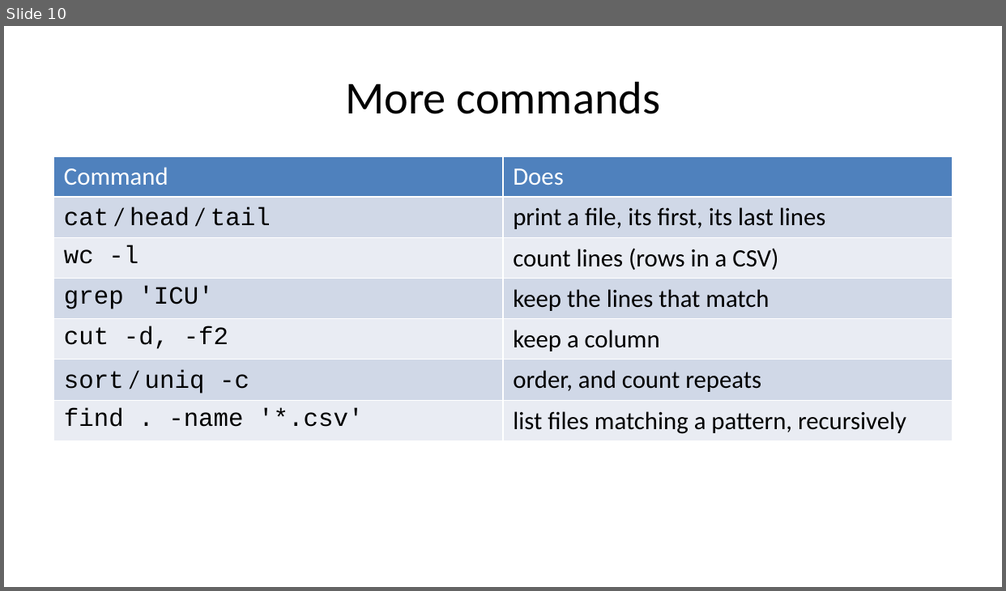
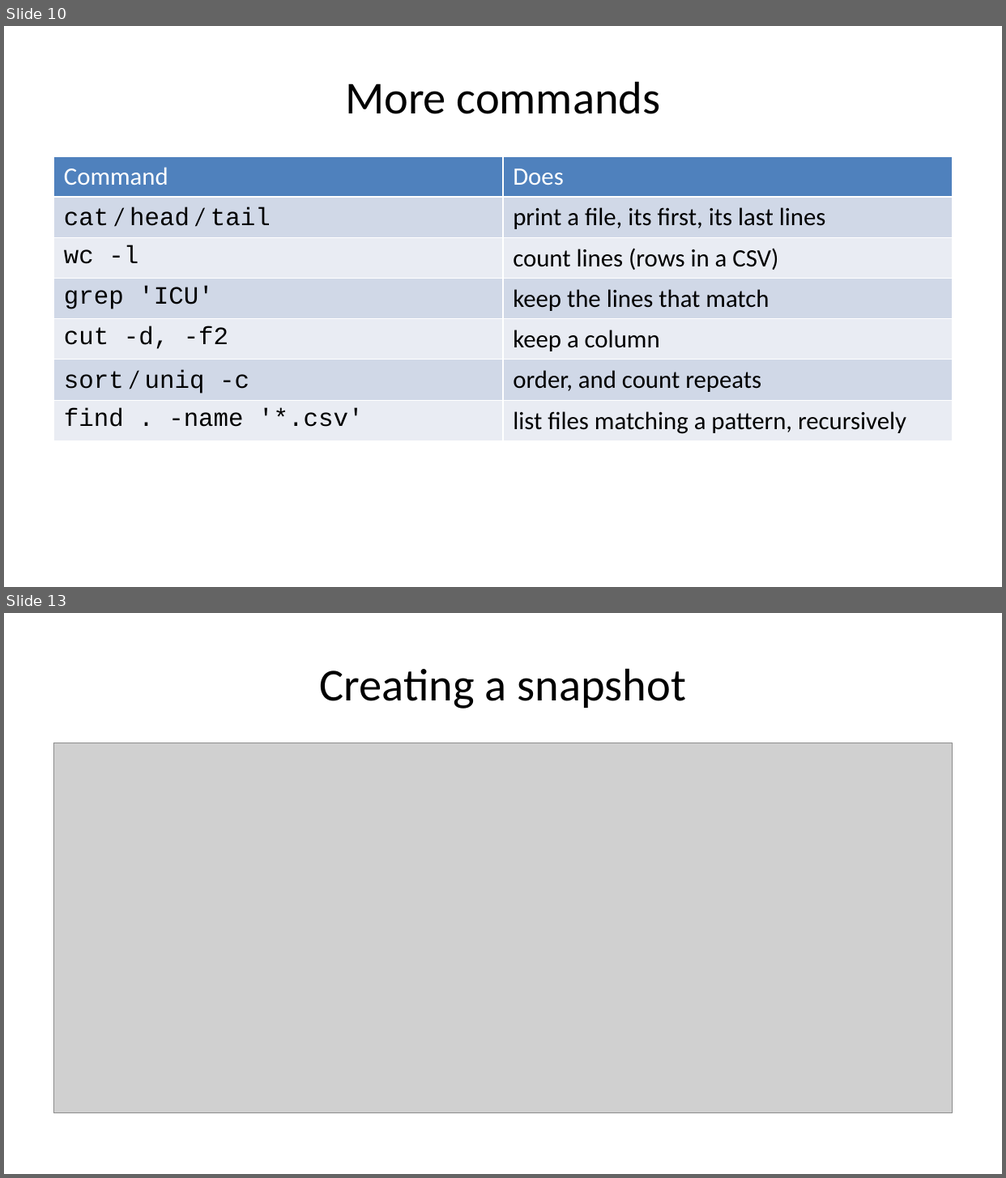
Before and after one commit to MICS-Lab/MS_SanteNum2026, a slide deck: Programming01/Session02/slides.pptx. Shown one above the other, each under a label of ours: slide 10 before the commit, slides 10 and 13 after it; the slides between them are not shown. The pictures are 1006x591 and 1006x1178 pixels, drawn with LibreOffice and Linux fonts; fonts in the diff are those of the drawing; grey boxes stand for pictures. Boxes give left, top, right and bottom in pixels: in the first picture for what was removed or moved away, otherwise in the second. Text is boxed around its words. In the diff, an @@ line names an element or a change of style, - is before the commit and + after.

```diff
--- a/Programming01/Session02/slides.pptx
+++ b/Programming01/Session02/slides.pptx
@@ slide 13 added at (4,613,1002,1174), background #FFFFFF @@
@@ title added at (320,668,686,709), 33 pt, text #000000 @@
+Creating a snapshot
@@ picture added at (54,743,952,1114) @@
```
Also in this commit, not shown: 1 slide changed, 7 other slides added, 1 other file.
